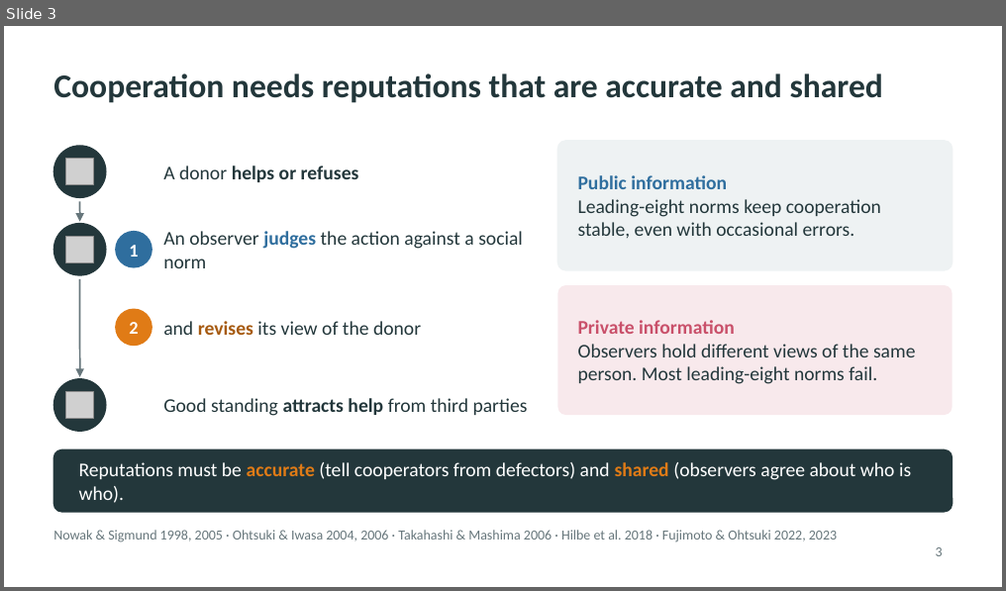
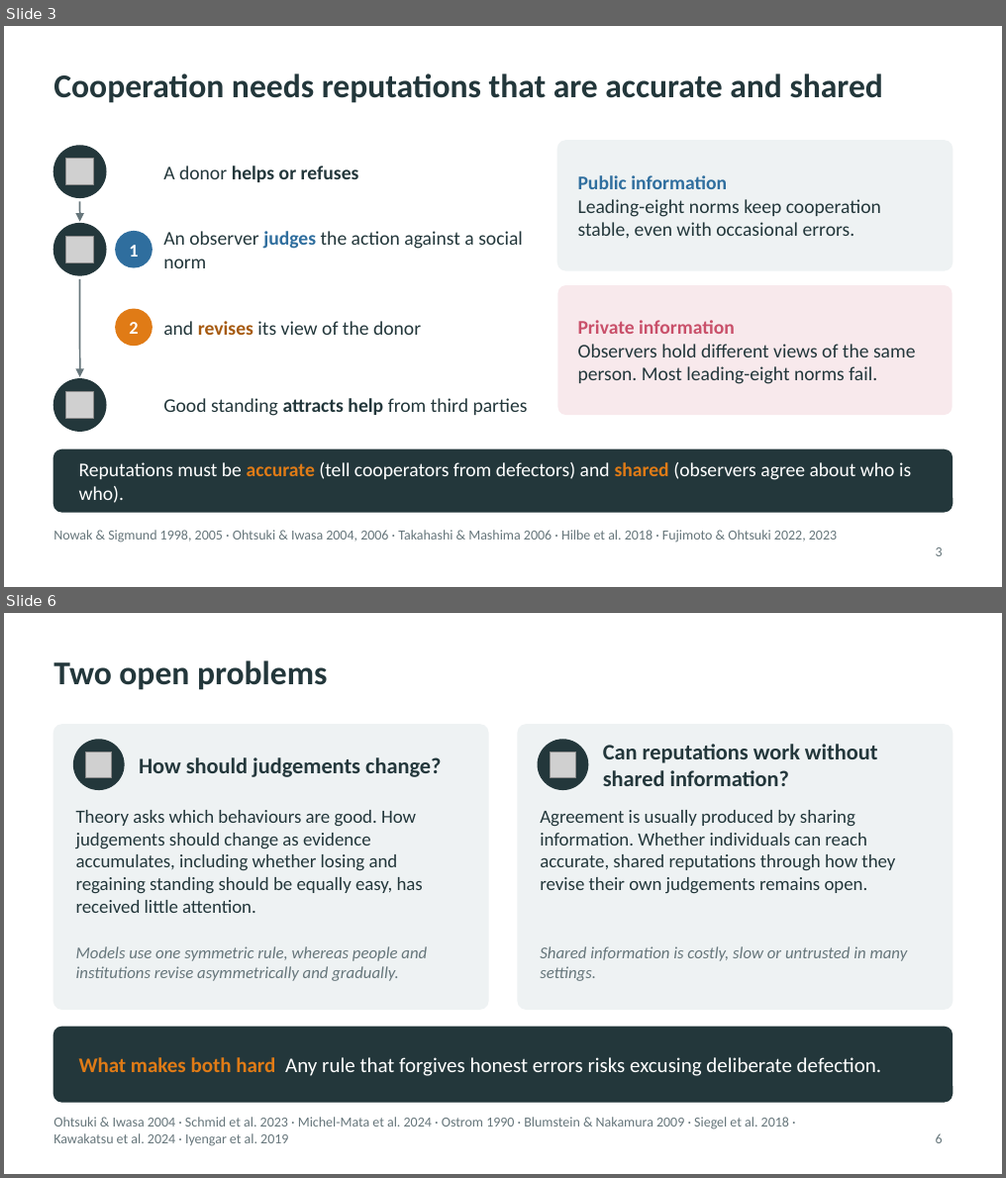
Before and after one commit to JoeWynn7/IR_paper, a slide deck: Slides/IR_motivation_section.pptx. Shown one above the other, each under a label of ours: slide 3 before the commit, slides 3 and 6 after it; the slides between them are not shown. The pictures are 1006x591 and 1006x1178 pixels, drawn with LibreOffice and Linux fonts; fonts in the diff are those of the drawing; grey boxes stand for pictures. Boxes give left, top, right and bottom in pixels: in the first picture for what was removed or moved away, otherwise in the second. Text is boxed around its words. In the diff, an @@ line names an element or a change of style, - is before the commit and + after.

```diff
--- a/Slides/IR_motivation_section.pptx
+++ b/Slides/IR_motivation_section.pptx
@@ slide 6 added at (x1=4, y1=613, x2=1002, y2=1174), background #FFFFFF @@
@@ title added at (x1=54, y1=661, x2=327, y2=690), 24 pt, text #23373B, bold @@
+Two open problems
@@ rounded rectangle added at (x1=54, y1=725, x2=488, y2=1009), fill #EEF2F3, outline #EEF2F3 1 pt @@
@@ rounded rectangle added at (x1=518, y1=725, x2=952, y2=1009), fill #EEF2F3, outline #EEF2F3 1 pt @@
@@ ellipse added at (x1=74, y1=740, x2=124, y2=789), fill #23373B, outline #23373B 1 pt @@
@@ picture added at (x1=86, y1=752, x2=112, y2=777) @@
@@ text added at (x1=139, y1=758, x2=441, y2=777), 16 pt, text #23373B, bold @@
+How should judgements change?
@@ ellipse added at (x1=538, y1=740, x2=588, y2=789), fill #23373B, outline #23373B 1 pt @@
@@ picture added at (x1=549, y1=752, x2=576, y2=777) @@
@@ text added at (x1=603, y1=744, x2=878, y2=786), 16 pt, text #23373B, bold @@
+Can reputations work without shared information?
@@ text added at (x1=76, y1=810, x2=423, y2=913), 13.5 pt, text #23373B @@
+Theory asks which behaviours are good. How judgements should change as evidence accumulates, including whether losing and regaining standing should be equally easy, has received little attention.
@@ text added at (x1=540, y1=810, x2=895, y2=893), 13.5 pt, text #23373B @@
+Agreement is usually produced by sharing information. Whether individuals can reach accurate, shared reputations through how they revise their own judgements remains open.
@@ text added at (x1=76, y1=947, x2=427, y2=981), 12 pt, text #66767B, italic @@
+Models use one symmetric rule, whereas people and institutions revise asymmetrically and gradually.
@@ text added at (x1=540, y1=947, x2=908, y2=981), 12 pt, text #66767B, italic @@
+Shared information is costly, slow or untrusted in many settings.
@@ rounded rectangle added at (x1=54, y1=1027, x2=952, y2=1102), fill #23373B, outline #23373B 1 pt @@
@@ text added at (x1=79, y1=1058, x2=882, y2=1076), 15 pt, text #FFFFFF @@
+What makes both hard Any rule that forgives honest errors risks excusing deliberate defection.
@@ text added at (x1=54, y1=1117, x2=789, y2=1147), 10 pt, text #66767B @@
+Ohtsuki & Iwasa 2004 · Schmid et al. 2023 · Michel-Mata et al. 2024 · Ostrom 1990 · Blumstein & Nakamura 2009 · Siegel et al. 2018 · Kawakatsu et al. 2024 · Iyengar et al. 2019
@@ page number added at (x1=936, y1=1134, x2=943, y2=1144), 10 pt, text #66767B @@
+6
```
Also in this commit, not shown: 4 slides changed, 1 other slide added, 2 slides removed, 2 other files.
